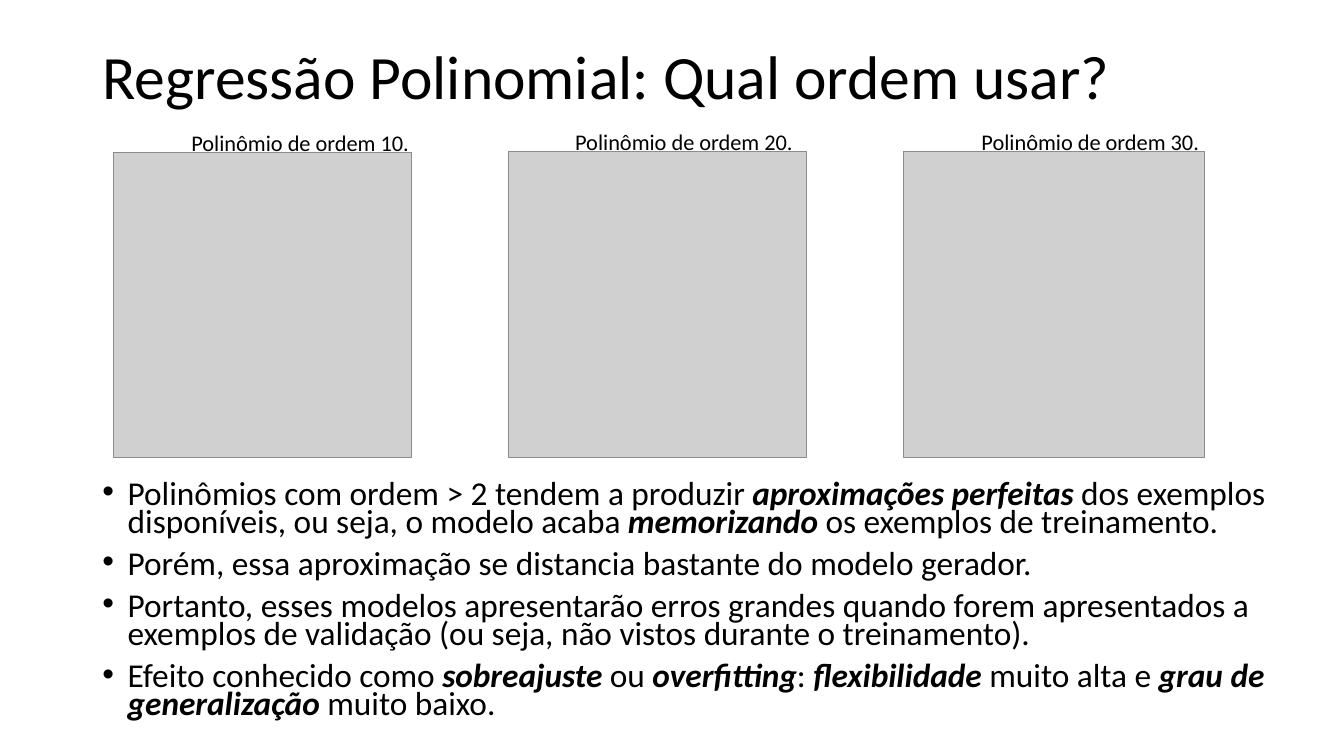
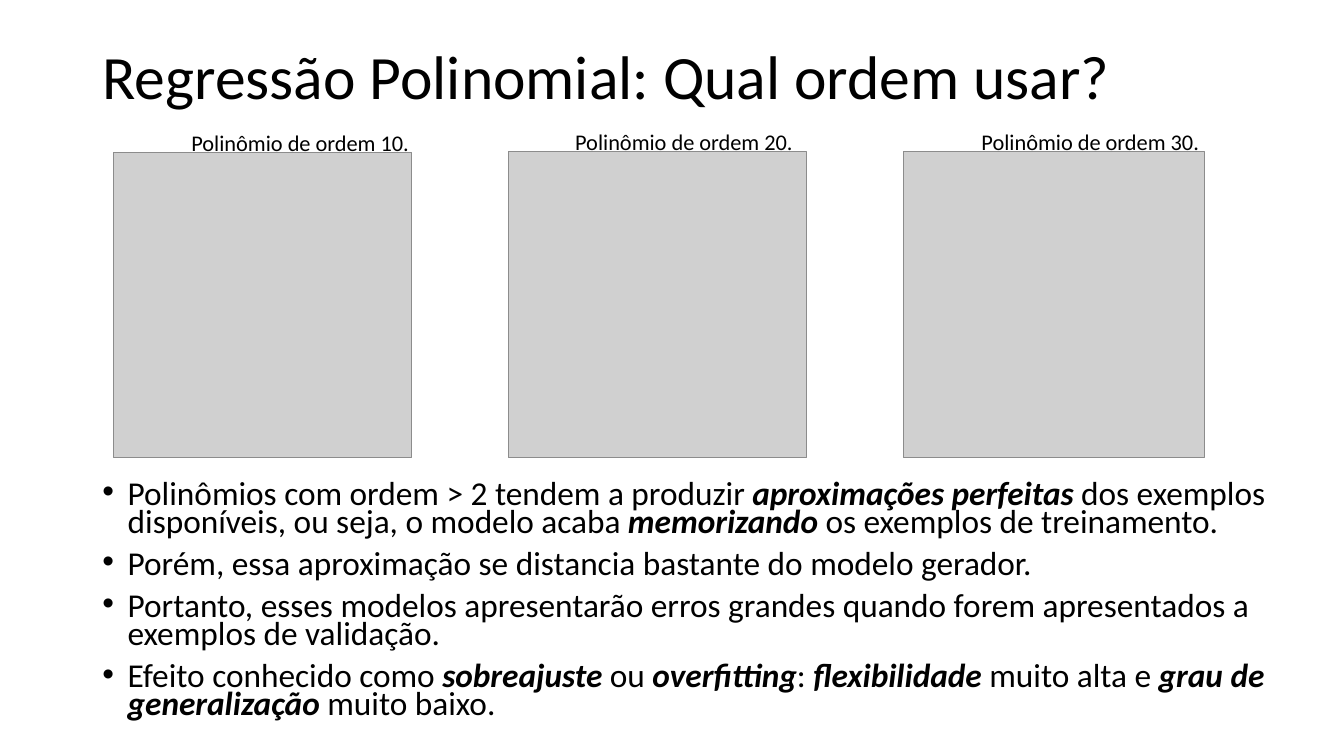
Before and after one commit to zz4fap/t319_aprendizado_de_maquina, a slide deck: slide 10 of slides/T319_Regressão_Linear (Parte IV).pptx. Drawn at 1344x756 pixels with LibreOffice and Linux fonts; fonts in the diff are those of the drawing; grey boxes stand for pictures. Boxes give left, top, right and bottom in pixels: in the first picture for what was removed or moved away, otherwise in the second. Text is boxed around its words. In the diff, an @@ line names an element or a change of style, - is before the commit and + after.

```diff
--- a/slides/T319_Regressão_Linear (Parte IV).pptx
+++ b/slides/T319_Regressão_Linear (Parte IV).pptx
@@ text at (x1=128, y1=594, x2=1249, y2=651): text changed @@
-• Portanto, esses modelos apresentarão erros grandes quando forem apresentados a exemplos de validação (ou seja, não vistos durante o treinamento).
+• Portanto, esses modelos apresentarão erros grandes quando forem apresentados a exemplos de validação.
```
Also in this commit, not shown: 4 other slides changed, 4 slides removed, 1 other file.
